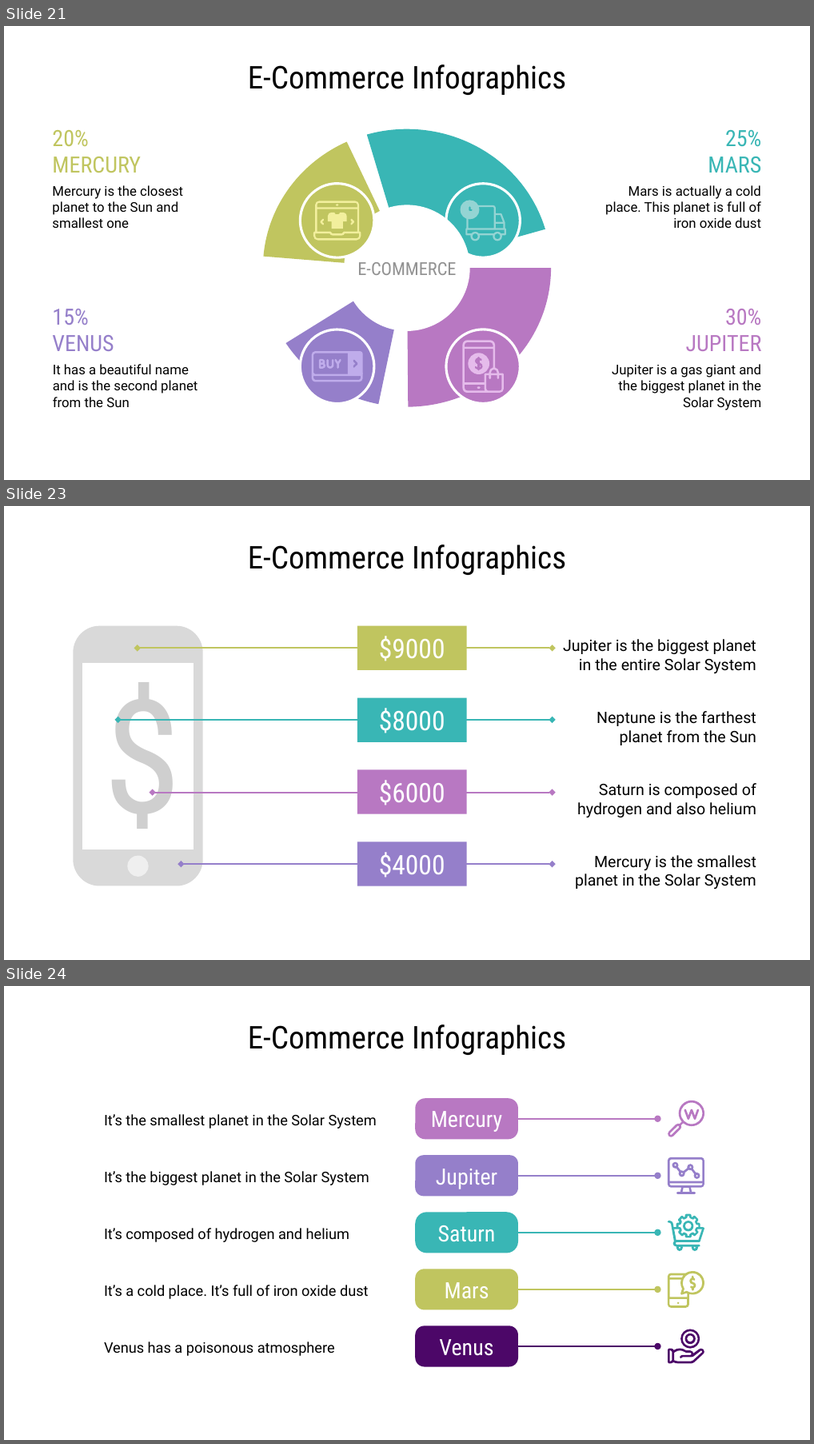
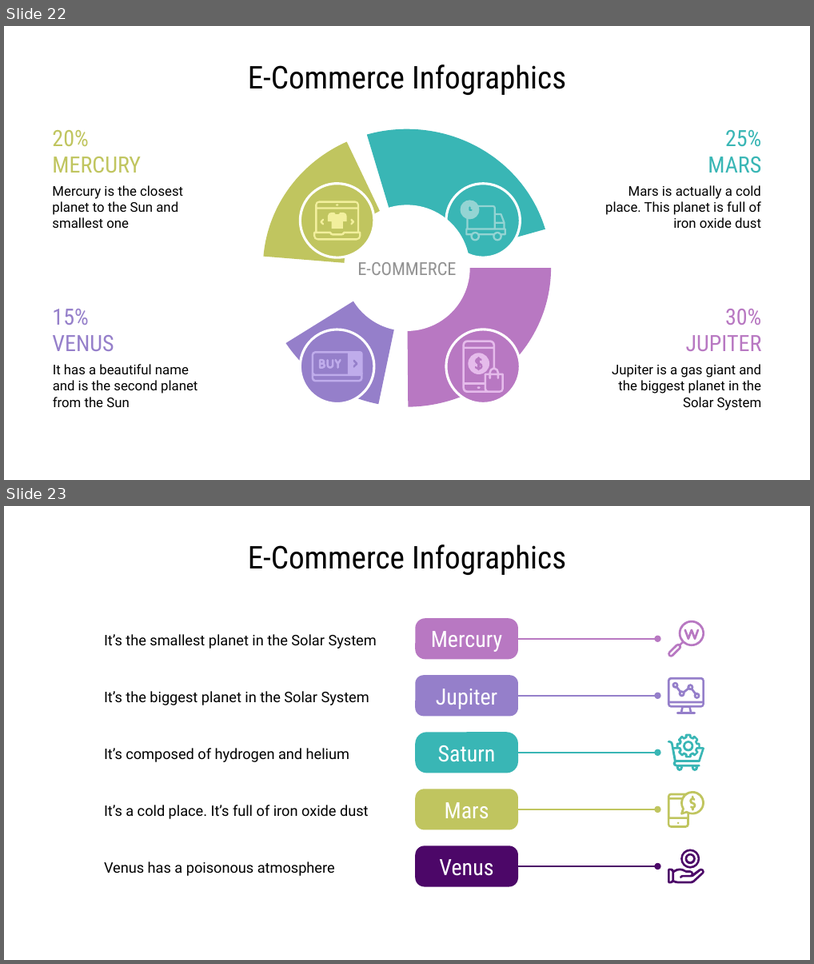
Before and after one commit to Maliha-Zaman/Spectrum, a slide deck: Presentations/Spectrum_FullSlide.pptx. Shown one above the other, each under a label of ours: slides 21, 23 and 24 before the commit, slides 22 and 23 after it; the slides between them are not shown. The pictures are 814x1444 and 814x964 pixels, drawn with LibreOffice and Linux fonts; fonts in the diff are those of the drawing. Boxes give left, top, right and bottom in pixels: in the first picture for what was removed or moved away, otherwise in the second. Text is boxed around its words. In the diff, an @@ line names an element or a change of style, - is before the commit and + after.

```diff
--- a/Presentations/Spectrum_FullSlide.pptx
+++ b/Presentations/Spectrum_FullSlide.pptx
@@ slide 23 removed at box(4, 506, 810, 960), background #FFFFFF @@
@@ title removed at box(248, 544, 566, 575) @@
-E-Commerce Infographics
@@ freeform shape removed at box(74, 626, 203, 886) @@
@@ text removed at box(96, 647, 171, 833) @@
-$
@@ double arrow removed from (137, 648) to (552, 648) @@
@@ rectangle removed at box(358, 626, 467, 671) @@
-$9000
@@ text removed at box(563, 639, 757, 673) @@
-Jupiter is the biggest planet in the entire Solar System
@@ freeform shape removed at box(82, 664, 194, 849) @@
@@ double arrow removed from (118, 720) to (552, 720) @@
@@ rectangle removed at box(358, 698, 467, 742) @@
-$8000
@@ text removed at box(597, 711, 757, 745) @@
-Neptune is the farthest planet from the Sun
@@ double arrow removed from (152, 792) to (552, 792) @@
@@ rectangle removed at box(358, 770, 467, 814) @@
-$6000
@@ text removed at box(578, 783, 757, 818) @@
-Saturn is composed of hydrogen and also helium
@@ rectangle removed at box(358, 841, 467, 886) @@
-$4000
@@ freeform shape removed at box(127, 855, 148, 876) @@
@@ double arrow removed from (182, 864) to (552, 864) @@
@@ text removed at box(575, 855, 757, 888) @@
-Mercury is the smallest planet in the Solar System
@@ what was slide 21 is now slide 22 @@
@@ what was slide 24 is now slide 23 @@
```
Also in this commit, not shown: 3 slides changed, 2 slides added, 3 other slides removed, 29 other files.
